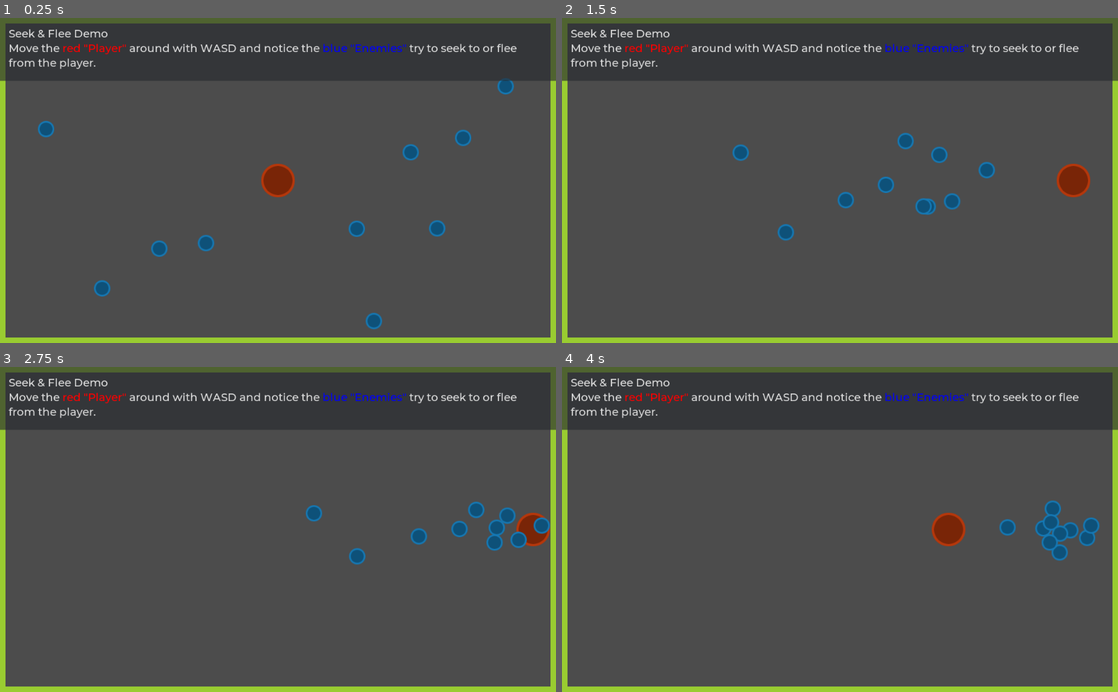
Above: before the commit, frames 1-4 (two rows, left to right).
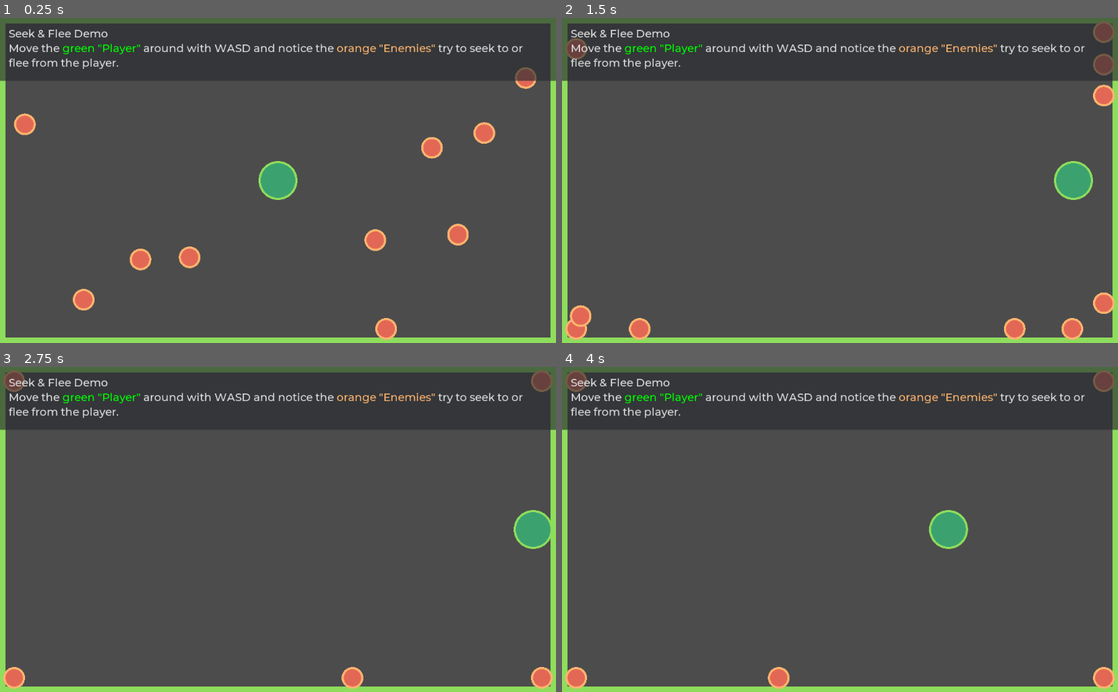
Above: after the commit, the same moments.

Repository: GDQuest/godot-steering-ai-framework
Game: Godot game, scene res://demos/SeekFlee/SeekFleeDemo.tscn
The game is run twice, just before and just after one commit, with the same random seed, the same clock (stepped at 60 frames per second) and the same inputs. The project has no main scene, so this scene is started directly.
Inputs (mouse positions are in pixels of both pictures, inside the frame that each line leads up to):
- Up to frame 1 (0.25 s): no input
- Up to frame 2 (1.5 s): move the mouse to (962, 164) at 0.52 s; hold D (sf_right) 0.53-1.25 s; click (962, 164) at 0.67 s; drag from (728, 196) to (812, 245) at 1.27 s
- Up to frame 3 (2.75 s): move the mouse to (333, 458) at 2.02 s; hold D (sf_right) from 2.03 s (still down); click (333, 458) at 2.17 s
- Up to frame 4 (4 s): release D (sf_right) at 2.75 s; drag from (812, 594) to (673, 480) at 2.77 s; move the mouse to (1006, 578) at 3.52 s; hold A (sf_left) from 3.53 s (still down); click (1006, 578) at 3.67 s

The runs differ from the first frame. In frame 1, 8.7% of the frame differs, in the area x 0-100%, y 7-100%; in frame 2, 8.5%; in frame 3, 7.4%; in frame 4, 7.5%.

Commit message:
Use beginner 2d platformer visual style

Diff:
--- a/project/demos/Arrive/ArriveDemo.gd
+++ b/project/demos/Arrive/ArriveDemo.gd
@@ -7,8 +7,8 @@
 export(float, 0, 500, 10) var deceleration_radius := 125.0 setget set_deceleration_radius
 
 const COLORS := {
-	deceleration_radius = Color(0.9, 1, 0, 0.1),
-	arrival_tolerance = Color(0.5, 0.7, 0.9, 0.2)
+	deceleration_radius = Color(1.0, 0.419, 0.592, 0.5),
+	arrival_tolerance = Color(0.278, 0.231, 0.47, 0.3)
 }
 
 onready var arriver := $Arriver
--- a/project/demos/Arrive/ArriveDemo.tscn
+++ b/project/demos/Arrive/ArriveDemo.tscn
@@ -1,15 +1,23 @@
-[gd_scene load_steps=6 format=2]
+[gd_scene load_steps=7 format=2]
 
 [ext_resource path="res://demos/Arrive/Arriver.gd" type="Script" id=1]
 [ext_resource path="res://assets/theme/gdquest.theme" type="Theme" id=2]
 [ext_resource path="res://demos/Arrive/ArriveDemo.gd" type="Script" id=3]
-[ext_resource path="res://assets/sprites/small_circle.png" type="Texture" id=4]
+[ext_resource path="res://assets/sprites/background.png" type="Texture" id=5]
+[ext_resource path="res://demos/Utils/CircleDraw.gd" type="Script" id=6]
 
 [sub_resource type="CircleShape2D" id=1]
 radius = 16.0
 
 [node name="ArriveDemo" type="Node2D"]
 script = ExtResource( 3 )
+
+[node name="BackgroudLayer" type="CanvasLayer" parent="."]
+layer = -1
+
+[node name="Background" type="Sprite" parent="BackgroudLayer"]
+texture = ExtResource( 5 )
+centered = false
 
 [node name="Arriver" type="KinematicBody2D" parent="."]
 show_behind_parent = true
@@ -18,10 +26,10 @@
 
 [node name="CollisionShape2D" type="CollisionShape2D" parent="Arriver"]
 shape = SubResource( 1 )
-
-[node name="Sprite" type="Sprite" parent="Arriver"]
-modulate = Color( 0.952941, 0.172549, 0.0431373, 1 )
-texture = ExtResource( 4 )
+script = ExtResource( 6 )
+inner_color = Color( 0.235294, 0.639216, 0.439216, 1 )
+outer_color = Color( 0.560784, 0.870588, 0.364706, 1 )
+stroke = 4.0
 
 [node name="GUI" type="PanelContainer" parent="."]
 anchor_right = 1.0
@@ -45,7 +53,7 @@
 rect_min_size = Vector2( 0, 55 )
 bbcode_enabled = true
 bbcode_text = "Arrive Demo
-Mouse click to make the [color=red]red \"Player\"[/color] move to the [color=yellow]yellow target[/color]"
+Mouse click to make the [color=lime]green \"Player\"[/color] move to the [color=fuchsia]purple target[/color]"
 text = "Arrive Demo
-Mouse click to make the red \"Player\" move to the yellow target"
+Mouse click to make the green \"Player\" move to the purple target"
 scroll_active = false
--- a/project/demos/AvoidCollisions/AvoidCollisionsDemo.tscn
+++ b/project/demos/AvoidCollisions/AvoidCollisionsDemo.tscn
@@ -1,19 +1,27 @@
-[gd_scene load_steps=5 format=2]
+[gd_scene load_steps=6 format=2]
 
 [ext_resource path="res://demos/AvoidCollisions/Spawner.gd" type="Script" id=1]
 [ext_resource path="res://demos/AvoidCollisions/AvoidCollisionsDemo.gd" type="Script" id=2]
 [ext_resource path="res://demos/AvoidCollisions/Avoider.tscn" type="PackedScene" id=3]
 [ext_resource path="res://assets/theme/gdquest.theme" type="Theme" id=4]
+[ext_resource path="res://assets/sprites/background.png" type="Texture" id=5]
 
 [node name="AvoidCollisionsDemo" type="Node2D"]
 script = ExtResource( 2 )
 proximity_radius = 100.0
 
+[node name="BackgroudLayer" type="CanvasLayer" parent="."]
+layer = -1
+
+[node name="Background" type="Sprite" parent="BackgroudLayer"]
+texture = ExtResource( 5 )
+centered = false
+
 [node name="Spawner" type="Node2D" parent="."]
 script = ExtResource( 1 )
 avoider_template = ExtResource( 3 )
-normal_color = Color( 0.94902, 0.0588235, 0.0588235, 1 )
-highlight_color = Color( 0.0901961, 0.929412, 0.929412, 1 )
+inner_color = Color( 0.235294, 0.639216, 0.439216, 1 )
+outer_color = Color( 0.560784, 0.870588, 0.364706, 1 )
 
 [node name="GUI" type="PanelContainer" parent="."]
 margin_right = 1024.0
--- a/project/demos/AvoidCollisions/Avoider.gd
+++ b/project/demos/AvoidCollisions/Avoider.gd
@@ -9,7 +9,8 @@
 var _accel := GSTTargetAcceleration.new()
 var _velocity := Vector2.ZERO
 var _direction := Vector2()
-var _drag: = 0.1
+var _drag := 0.1
+var _color := Color(0.4, 1.0, 0.89, 0.3)
 
 onready var collision := $CollisionShape2D
 onready var agent := GSTSteeringAgent.new()
@@ -18,12 +19,11 @@
 onready var target := GSTAgentLocation.new()
 onready var seek := GSTSeek.new(agent, target)
 onready var priority := GSTPriority.new(agent, 0.0001)
-onready var sprite := $Sprite
 
 
 func _draw() -> void:
 	if draw_proximity:
-		draw_circle(Vector2.ZERO, proximity.radius, Color(0, 1, 0, 0.1))
+		draw_circle(Vector2.ZERO, proximity.radius, _color)
 
 
 func _physics_process(delta: float) -> void:
--- a/project/demos/AvoidCollisions/Avoider.tscn
+++ b/project/demos/AvoidCollisions/Avoider.tscn
@@ -1,6 +1,6 @@
 [gd_scene load_steps=4 format=2]
 
-[ext_resource path="res://assets/sprites/small_circle.png" type="Texture" id=1]
+[ext_resource path="res://demos/Utils/CircleDraw.gd" type="Script" id=1]
 [ext_resource path="res://demos/AvoidCollisions/Avoider.gd" type="Script" id=2]
 
 [sub_resource type="CircleShape2D" id=1]
@@ -11,7 +11,7 @@
 
 [node name="CollisionShape2D" type="CollisionShape2D" parent="."]
 shape = SubResource( 1 )
-
-[node name="Sprite" type="Sprite" parent="."]
-modulate = Color( 0.94902, 0.211765, 0.0901961, 1 )
-texture = ExtResource( 1 )
+script = ExtResource( 1 )
+inner_color = Color( 0.890196, 0.411765, 0.337255, 1 )
+outer_color = Color( 1, 0.709804, 0.439216, 1 )
+stroke = 4.0
--- a/project/demos/AvoidCollisions/Spawner.gd
+++ b/project/demos/AvoidCollisions/Spawner.gd
@@ -2,14 +2,15 @@
 
 
 export var avoider_template: PackedScene
-export var normal_color := Color()
-export var highlight_color := Color()
+export var inner_color := Color()
+export var outer_color := Color()
 
 var boundaries: Vector2
 
 
 func _ready() -> void:
-	boundaries = Vector2(ProjectSettings["display/window/size/width"],
+	boundaries = Vector2(
+			ProjectSettings["display/window/size/width"],
 			ProjectSettings["display/window/size/height"])
 	var rng: = RandomNumberGenerator.new()
 	var avoiders := []
@@ -28,7 +29,9 @@
 		)
 		avoider_agents.append(avoider.agent)
 		avoider.set_random_nonoverlapping_position(avoiders, 16)
-		avoider.sprite.modulate = normal_color if i != 0 or not owner.draw_proximity else highlight_color
+		if i == 0:
+			avoider.collision.inner_color = inner_color
+			avoider.collision.outer_color = outer_color
 		avoiders.append(avoider)
 	for child in get_children():
 		child.set_proximity_agents(avoider_agents)
@@ -58,8 +61,4 @@
 func set_draw_proximity(value: bool) -> void:
 	var child := get_child(0)
 	child.draw_proximity = value
-	if not value:
-		child.sprite.modulate = normal_color
-	else:
-		child.sprite.modulate = highlight_color
 	child.update()
--- a/project/demos/Face/FaceDemo.tscn
+++ b/project/demos/Face/FaceDemo.tscn
@@ -3,9 +3,9 @@
 [ext_resource path="res://demos/Face/Turret.gd" type="Script" id=1]
 [ext_resource path="res://demos/Face/FaceDemo.gd" type="Script" id=2]
 [ext_resource path="res://demos/Face/Player.gd" type="Script" id=3]
-[ext_resource path="res://assets/sprites/large_circle.png" type="Texture" id=4]
-[ext_resource path="res://assets/sprites/small_circle.png" type="Texture" id=5]
 [ext_resource path="res://assets/theme/gdquest.theme" type="Theme" id=6]
+[ext_resource path="res://assets/sprites/background.png" type="Texture" id=7]
+[ext_resource path="res://demos/Utils/CircleDraw.gd" type="Script" id=8]
 
 [sub_resource type="CircleShape2D" id=1]
 radius = 16.0
@@ -19,16 +19,23 @@
 "_editor_description_": "A demo showing the usage of the Face steering behavior."
 }
 
+[node name="BackgroudLayer" type="CanvasLayer" parent="."]
+layer = -1
+
+[node name="Background" type="Sprite" parent="BackgroudLayer"]
+texture = ExtResource( 7 )
+centered = false
+
 [node name="Player" type="KinematicBody2D" parent="."]
 position = Vector2( 512, 450 )
 script = ExtResource( 3 )
 
 [node name="CollisionShape2D" type="CollisionShape2D" parent="Player"]
 shape = SubResource( 1 )
-
-[node name="Sprite" type="Sprite" parent="Player"]
-modulate = Color( 0.945098, 0.215686, 0.0705882, 1 )
-texture = ExtResource( 5 )
+script = ExtResource( 8 )
+inner_color = Color( 0.235294, 0.639216, 0.439216, 1 )
+outer_color = Color( 0.560784, 0.870588, 0.364706, 1 )
+stroke = 4.0
 
 [node name="Turret" type="KinematicBody2D" parent="."]
 position = Vector2( 512, 286.288 )
@@ -36,10 +43,10 @@
 
 [node name="CollisionShape2D" type="CollisionShape2D" parent="Turret"]
 shape = SubResource( 2 )
-
-[node name="Sprite" type="Sprite" parent="Turret"]
-modulate = Color( 0.137255, 0.866667, 0.647059, 1 )
-texture = ExtResource( 4 )
+script = ExtResource( 8 )
+inner_color = Color( 0.890196, 0.411765, 0.337255, 1 )
+outer_color = Color( 1, 0.709804, 0.439216, 1 )
+stroke = 8.0
 
 [node name="GUI" type="PanelContainer" parent="."]
 margin_right = 1024.0
@@ -53,10 +60,14 @@
 margin_right = 1024.0
 margin_bottom = 87.0
 
-[node name="Label" type="Label" parent="GUI/MarginContainer"]
+[node name="RichTextLabel" type="RichTextLabel" parent="GUI/MarginContainer"]
 margin_left = 16.0
 margin_top = 16.0
 margin_right = 1008.0
 margin_bottom = 71.0
+rect_min_size = Vector2( 0, 55 )
+bbcode_enabled = true
+bbcode_text = "Face Demo
+Move the [color=lime]green player[/color] around with WASD and notice the [color=#ffb570]orange turret[/color] orient itself"
 text = "Face Demo
-Move the player around with WASD and notice the turret orient itself"
+Move the green player around with WASD and notice the orange turret orient itself"
--- a/project/demos/Face/Turret.gd
+++ b/project/demos/Face/Turret.gd
@@ -7,6 +7,7 @@
 var _accel := GSTTargetAcceleration.new()
 var _angular_drag := 0.1
 var _cannon: Rect2
+var _color: Color
 
 onready var collision_shape := $CollisionShape2D
 
@@ -14,6 +15,7 @@
 func _ready() -> void:
 	var radius = collision_shape.shape.radius
 	_cannon = Rect2(Vector2(-5, 0), Vector2(10, -radius*2))
+	_color = collision_shape.outer_color
 
 
 func _physics_process(delta: float) -> void:
@@ -29,7 +31,7 @@
 
 
 func _draw() -> void:
-	draw_rect(_cannon, Color.cadetblue)
+	draw_rect(_cannon, _color)
 
 
 func setup(
--- a/project/demos/FollowPath/FollowPathDemo.tscn
+++ b/project/demos/FollowPath/FollowPathDemo.tscn
@@ -1,16 +1,24 @@
-[gd_scene load_steps=7 format=2]
+[gd_scene load_steps=8 format=2]
 
 [ext_resource path="res://demos/FollowPath/Drawer.gd" type="Script" id=1]
-[ext_resource path="res://assets/sprites/small_circle.png" type="Texture" id=2]
 [ext_resource path="res://demos/FollowPath/PathFollower.gd" type="Script" id=3]
 [ext_resource path="res://demos/FollowPath/FollowPathDemo.gd" type="Script" id=4]
 [ext_resource path="res://assets/theme/gdquest.theme" type="Theme" id=5]
+[ext_resource path="res://demos/Utils/CircleDraw.gd" type="Script" id=6]
+[ext_resource path="res://assets/sprites/background.png" type="Texture" id=7]
 
 [sub_resource type="CircleShape2D" id=1]
 radius = 16.0
 
 [node name="FollowPathDemo" type="Node2D"]
 script = ExtResource( 4 )
+
+[node name="BackgroudLayer" type="CanvasLayer" parent="."]
+layer = -1
+
+[node name="Background" type="Sprite" parent="BackgroudLayer"]
+texture = ExtResource( 7 )
+centered = false
 
 [node name="Drawer" type="Node2D" parent="."]
 script = ExtResource( 1 )
@@ -21,10 +29,10 @@
 
 [node name="CollisionShape2D" type="CollisionShape2D" parent="PathFollower"]
 shape = SubResource( 1 )
-
-[node name="Sprite" type="Sprite" parent="PathFollower"]
-modulate = Color( 0.960784, 0.231373, 0.0392157, 1 )
-texture = ExtResource( 2 )
+script = ExtResource( 6 )
+inner_color = Color( 0.235294, 0.639216, 0.439216, 1 )
+outer_color = Color( 0.560784, 0.870588, 0.364706, 1 )
+stroke = 4.0
 
 [node name="GUI" type="PanelContainer" parent="."]
 margin_right = 1024.0
@@ -46,7 +54,7 @@
 rect_min_size = Vector2( 0, 84 )
 bbcode_enabled = true
 bbcode_text = "Follow Path Demo
-Use the mouse to draw a path on screen and watch the [color=red]red \"Agent\"[/color] follow it to the end."
+Use the mouse to draw a path on screen and watch the [color=lime]green \"Agent\"[/color] follow it to the end."
 text = "Follow Path Demo
-Use the mouse to draw a path on screen and watch the red \"Agent\" follow it to the end."
+Use the mouse to draw a path on screen and watch the green \"Agent\" follow it to the end."
 scroll_active = false
--- a/project/demos/GroupBehaviors/GroupBehaviorsDemo.tscn
+++ b/project/demos/GroupBehaviors/GroupBehaviorsDemo.tscn
@@ -1,14 +1,22 @@
-[gd_scene load_steps=5 format=2]
+[gd_scene load_steps=6 format=2]
 
 [ext_resource path="res://demos/GroupBehaviors/Member.tscn" type="PackedScene" id=1]
 [ext_resource path="res://demos/GroupBehaviors/Spawner.gd" type="Script" id=2]
 [ext_resource path="res://demos/GroupBehaviors/GroupBehaviorsDemo.gd" type="Script" id=3]
 [ext_resource path="res://assets/theme/gdquest.theme" type="Theme" id=4]
+[ext_resource path="res://assets/sprites/background.png" type="Texture" id=5]
 
 [node name="GroupBehaviorsDemo" type="Node2D"]
 script = ExtResource( 3 )
 cohesion_strength = 0.2
 separation_strength = 4.5
+
+[node name="BackgroudLayer" type="CanvasLayer" parent="."]
+layer = -1
+
+[node name="Background" type="Sprite" parent="BackgroudLayer"]
+texture = ExtResource( 5 )
+centered = false
 
 [node name="Spawner" type="Node2D" parent="."]
 position = Vector2( 512, 300 )
--- a/project/demos/GroupBehaviors/Member.gd
+++ b/project/demos/GroupBehaviors/Member.gd
@@ -12,6 +12,8 @@
 var _color := Color.red
 var _velocity := Vector2()
 
+onready var collision_shape := $CollisionShape2D
+
 
 func setup(
 		linear_speed_max: float,
@@ -22,7 +24,7 @@
 		separation_strength: float
 	) -> void:
 	_color = Color(rand_range(0.5, 1), rand_range(0.25, 1), rand_range(0, 1))
-	$Sprite.modulate = _color
+	collision_shape.inner_color = _color
 
 	agent.linear_acceleration_max = linear_accel_max
 	agent.linear_speed_max = linear_speed_max
@@ -37,7 +39,7 @@
 
 func _draw() -> void:
 	if draw_proximity:
-		draw_circle(Vector2.ZERO, proximity.radius, Color(0, 1, 0, 0.1))
+		draw_circle(Vector2.ZERO, proximity.radius, Color(0.4, 1.0, 0.89, 0.3))
 
 
 func _physics_process(delta: float) -> void:
--- a/project/demos/GroupBehaviors/Member.tscn
+++ b/project/demos/GroupBehaviors/Member.tscn
@@ -1,7 +1,7 @@
 [gd_scene load_steps=4 format=2]
 
 [ext_resource path="res://demos/GroupBehaviors/Member.gd" type="Script" id=1]
-[ext_resource path="res://assets/sprites/small_circle.png" type="Texture" id=2]
+[ext_resource path="res://demos/Utils/CircleDraw.gd" type="Script" id=3]
 
 [sub_resource type="CircleShape2D" id=1]
 radius = 16.0
@@ -11,6 +11,6 @@
 
 [node name="CollisionShape2D" type="CollisionShape2D" parent="."]
 shape = SubResource( 1 )
-
-[node name="Sprite" type="Sprite" parent="."]
-texture = ExtResource( 2 )
+script = ExtResource( 3 )
+outer_color = Color( 0.301961, 0.65098, 1, 1 )
+stroke = 4.0
--- a/project/demos/PursueSeek/PursueVSSeekDemo.tscn
+++ b/project/demos/PursueSeek/PursueVSSeekDemo.tscn
@@ -6,6 +6,7 @@
 [ext_resource path="res://demos/PursueSeek/PursueVSSeekDemo.gd" type="Script" id=4]
 [ext_resource path="res://assets/theme/gdquest.theme" type="Theme" id=5]
 [ext_resource path="res://assets/sprites/triangle.png" type="Texture" id=6]
+[ext_resource path="res://assets/sprites/background.png" type="Texture" id=7]
 
 [node name="PursueVSSeekDemo" type="Node2D"]
 script = ExtResource( 4 )
@@ -15,6 +16,13 @@
 linear_speed_max = 240.0
 linear_accel_max = 40.0
 predict_time = 1.1
+
+[node name="BackgroudLayer" type="CanvasLayer" parent="."]
+layer = -1
+
+[node name="Background" type="Sprite" parent="BackgroudLayer"]
+texture = ExtResource( 7 )
+centered = false
 
 [node name="BoundaryManager" type="Node2D" parent="."]
 script = ExtResource( 3 )
@@ -43,7 +51,7 @@
 polygon = PoolVector2Array( 0, -32, -24, 32, 24, 32 )
 
 [node name="Sprite" type="Sprite" parent="BoundaryManager/Pursuer"]
-modulate = Color( 0.756863, 0.952941, 0.054902, 1 )
+modulate = Color( 1, 0.937255, 0.0235294, 1 )
 texture = ExtResource( 6 )
 
 [node name="Seeker" type="KinematicBody2D" parent="BoundaryManager"]
@@ -80,7 +88,7 @@
 rect_min_size = Vector2( 0, 84 )
 bbcode_enabled = true
 bbcode_text = "Pursue vs. Seek Demo
-Move the player around with WASD and notice the [color=yellow]yellow Pursuer[/color] and the [color=green]green Seeker[/color] follow
+Move the player around with WASD and notice the [color=yellow]yellow Pursuer[/color] and the [color=lime]green Seeker[/color] follow
 the [color=red]red \"Ship\"[/color] around"
 text = "Pursue vs. Seek Demo
 Move the player around with WASD and notice the yellow Pursuer and the green Seeker follow
--- a/project/demos/SeekFlee/Boundary.gd
+++ b/project/demos/SeekFlee/Boundary.gd
@@ -1,6 +1,8 @@
 extends StaticBody2D
 # Draws the bounding box of the static body wall.
 
+
+const COLOR := Color("8fde5d")
 
 var rect: Rect2
 
@@ -11,4 +13,4 @@
 
 
 func _draw() -> void:
-	draw_rect(rect, Color.yellowgreen)
+	draw_rect(rect, COLOR)
--- a/project/demos/SeekFlee/Player.gd
+++ b/project/demos/SeekFlee/Player.gd
@@ -16,5 +16,6 @@
 
 
 func _get_movement() -> Vector2:
-	return Vector2(	Input.get_action_strength("sf_right") - Input.get_action_strength("sf_left"),
-					Input.get_action_strength("sf_down")  - Input.get_action_strength("sf_up"))
+	return Vector2(
+			Input.get_action_strength("sf_right") - Input.get_action_strength("sf_left"),
+			Input.get_action_strength("sf_down")  - Input.get_action_strength("sf_up"))
--- a/project/demos/SeekFlee/SeekFleeDemo.tscn
+++ b/project/demos/SeekFlee/SeekFleeDemo.tscn
@@ -6,7 +6,7 @@
 [ext_resource path="res://demos/SeekFlee/Spawner.gd" type="Script" id=4]
 [ext_resource path="res://assets/theme/gdquest.theme" type="Theme" id=5]
 [ext_resource path="res://demos/SeekFlee/Seeker.tscn" type="PackedScene" id=6]
-[ext_resource path="res://assets/sprites/large_circle.png" type="Texture" id=7]
+[ext_resource path="res://demos/Utils/CircleDraw.gd" type="Script" id=7]
 
 [sub_resource type="CircleShape2D" id=1]
 radius = 32.0
@@ -22,6 +22,7 @@
 __meta__ = {
 "_editor_description_": "A toy demo to demonstrate the usage for the Seek and Flee steering behaviors."
 }
+behavior_mode = 0
 
 [node name="Camera2D" type="Camera2D" parent="."]
 current = true
@@ -32,10 +33,10 @@
 
 [node name="CollisionShape2D" type="CollisionShape2D" parent="Player"]
 shape = SubResource( 1 )
-
-[node name="Sprite" type="Sprite" parent="Player"]
-modulate = Color( 0.952941, 0.290196, 0.0588235, 1 )
-texture = ExtResource( 7 )
+script = ExtResource( 7 )
+inner_color = Color( 0.235294, 0.639216, 0.439216, 1 )
+outer_color = Color( 0.560784, 0.870588, 0.364706, 1 )
+stroke = 4.0
 
 [node name="LeftBoundary" type="StaticBody2D" parent="."]
 position = Vector2( -512, 0 )
@@ -99,6 +100,6 @@
 rect_min_size = Vector2( 0, 84 )
 bbcode_enabled = true
 bbcode_text = "Seek & Flee Demo
-Move the [color=red]red \"Player\"[/color] around with WASD and notice the [color=blue]blue \"Enemies\"[/color] try to seek to or flee from the player."
+Move the [color=lime]green \"Player\"[/color] around with WASD and notice the [color=#ffb570]orange \"Enemies\"[/color] try to seek to or flee from the player."
 text = "Seek & Flee Demo
-Move the red \"Player\" around with WASD and notice the blue \"Enemies\" try to seek to or flee from the player."
+Move the green \"Player\" around with WASD and notice the orange \"Enemies\" try to seek to or flee from the player."
--- a/project/demos/SeekFlee/Seeker.tscn
+++ b/project/demos/SeekFlee/Seeker.tscn
@@ -1,7 +1,7 @@
 [gd_scene load_steps=4 format=2]
 
 [ext_resource path="res://demos/SeekFlee/Seeker.gd" type="Script" id=1]
-[ext_resource path="res://assets/sprites/small_circle.png" type="Texture" id=2]
+[ext_resource path="res://demos/Utils/CircleDraw.gd" type="Script" id=2]
 
 [sub_resource type="CircleShape2D" id=1]
 radius = 16.0
@@ -13,7 +13,7 @@
 
 [node name="CollisionShape2D" type="CollisionShape2D" parent="."]
 shape = SubResource( 1 )
-
-[node name="Sprite" type="Sprite" parent="."]
-modulate = Color( 0.113725, 0.635294, 0.94902, 1 )
-texture = ExtResource( 2 )
+script = ExtResource( 2 )
+inner_color = Color( 0.890196, 0.411765, 0.337255, 1 )
+outer_color = Color( 1, 0.709804, 0.439216, 1 )
+stroke = 4.0
--- /dev/null
+++ b/project/demos/Utils/CircleDraw.gd
@@ -0,0 +1,26 @@
+tool
+extends CollisionShape2D
+
+export(Color) var inner_color := Color() setget set_inner_color
+export(Color) var outer_color := Color() setget set_outer_color
+export(float) var stroke := 0.0 setget set_stroke
+
+
+func _draw() -> void:
+	draw_circle(Vector2.ZERO, shape.radius + stroke, outer_color)
+	draw_circle(Vector2.ZERO, shape.radius, inner_color)
+
+
+func set_inner_color(val: Color) -> void:
+	inner_color = val
+	update()
+
+
+func set_outer_color(val: Color) -> void:
+	outer_color = val
+	update()
+
+
+func set_stroke(val: float) -> void:
+	stroke = val
+	update()
Binary file added: project/assets/sprites/background.png
Not shown: 1 places in project/demos/PursueSeek/PursueVSSeekDemo.tscn that only renumber resources
